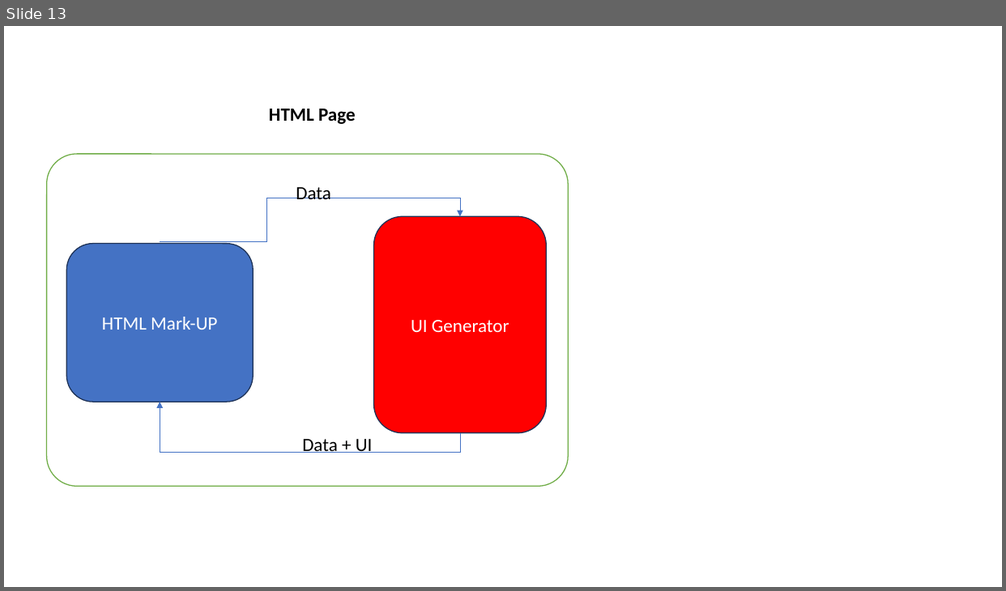
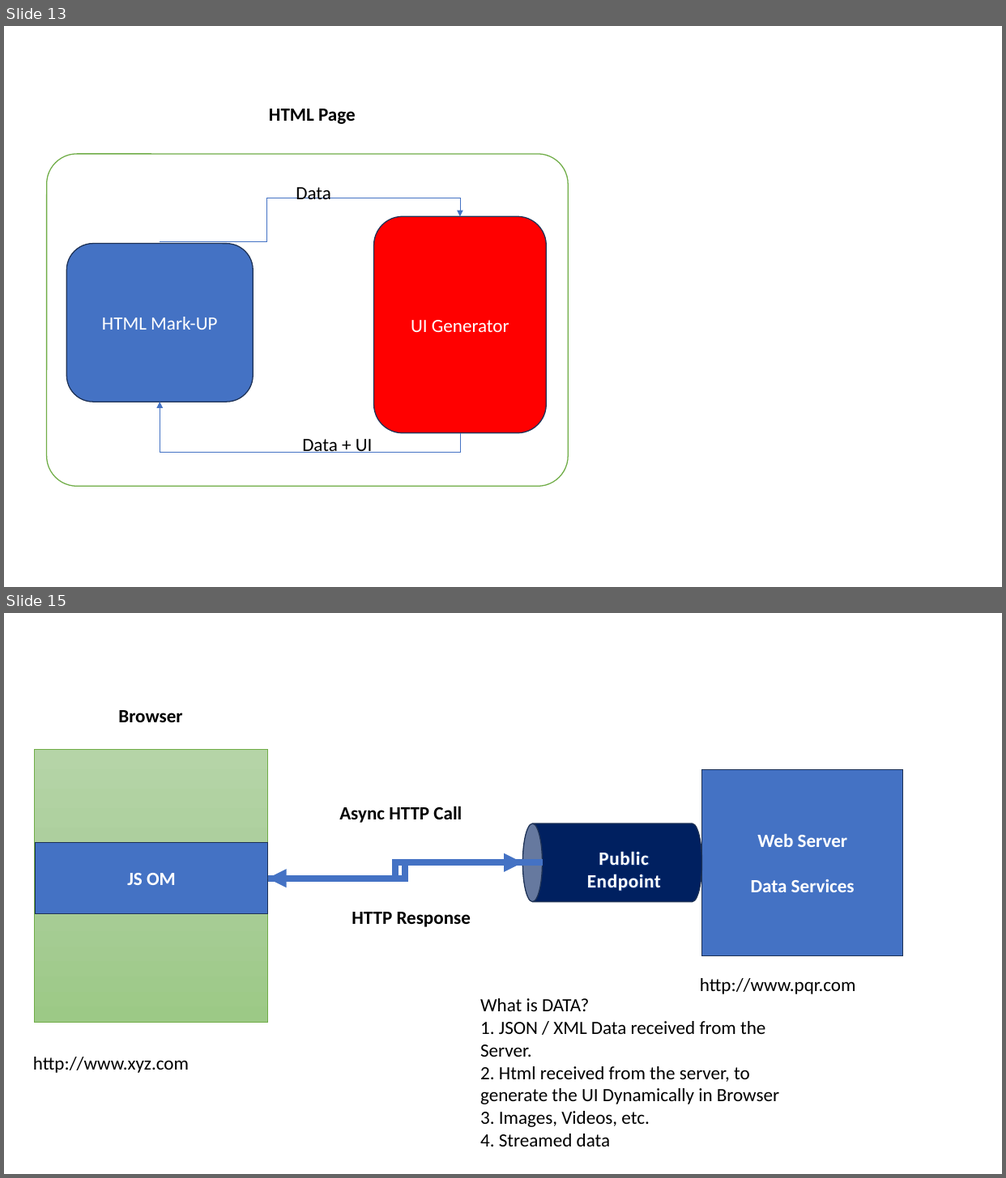
Before and after one commit to maheshsabnis/ugam, a slide deck: Training_Presentetions.pptx. Shown one above the other, each under a label of ours: slide 13 before the commit, slides 13 and 15 after it; the slides between them are not shown. The pictures are 1006x591 and 1006x1178 pixels, drawn with LibreOffice and Linux fonts; fonts in the diff are those of the drawing. Boxes give left, top, right and bottom in pixels: in the first picture for what was removed or moved away, otherwise in the second. Text is boxed around its words. In the diff, an @@ line names an element or a change of style, - is before the commit and + after.

```diff
--- a/Training_Presentetions.pptx
+++ b/Training_Presentetions.pptx
@@ slide 15 added at (4, 613, 1002, 1174), background #FFFFFF @@
@@ text added at (118, 710, 182, 722), 18 pt, text #000000, bold @@
+Browser
@@ rectangle added at (35, 750, 268, 1023), fill gradient #B5D5A7 to #AACE9A to #9CC987, outline #70AD47 0.5 pt @@
@@ rectangle added at (702, 769, 904, 956), fill #4472C4, outline #1E3256 1 pt, 18 pt, text #FFFFFF, bold @@
+Web Server
+Data Services
@@ text added at (339, 806, 462, 823), 18 pt, text #000000, bold @@
+Async HTTP Call
@@ cylinder added at (522, 824, 702, 902), fill #002060, outline #1E3256 1 pt @@
@@ rectangle added at (36, 843, 267, 914), fill #4472C4, outline #1E3256 1 pt, 18 pt, text #FFFFFF, bold @@
+JS OM
@@ text added at (587, 851, 661, 891), 18 pt, text #FEFEFE, bold @@
+Public Endpoint
@@ elbow arrow added from (267, 879) to (522, 863), #4472C4 6 pt @@
@@ elbow arrow added from (543, 863) to (267, 879), #4472C4 6 pt @@
@@ text added at (351, 912, 471, 927), 18 pt, text #000000, bold @@
+HTTP Response
@@ text added at (480, 999, 779, 1147), 18 pt, text #000000 @@
+What is DATA?
+1. JSON / XML Data received from the Server.
+2. Html received from the server, to generate the UI Dynamically in Browser
+3. Images, Videos, etc.
+4. Streamed data
@@ text added at (700, 978, 856, 995), 18 pt, text #000000 @@
+http://www.pqr.com
@@ text added at (33, 1057, 189, 1073), 18 pt, text #000000 @@
+http://www.xyz.com
```
Also in this commit, not shown: 6 other slides added, 7 other files.
